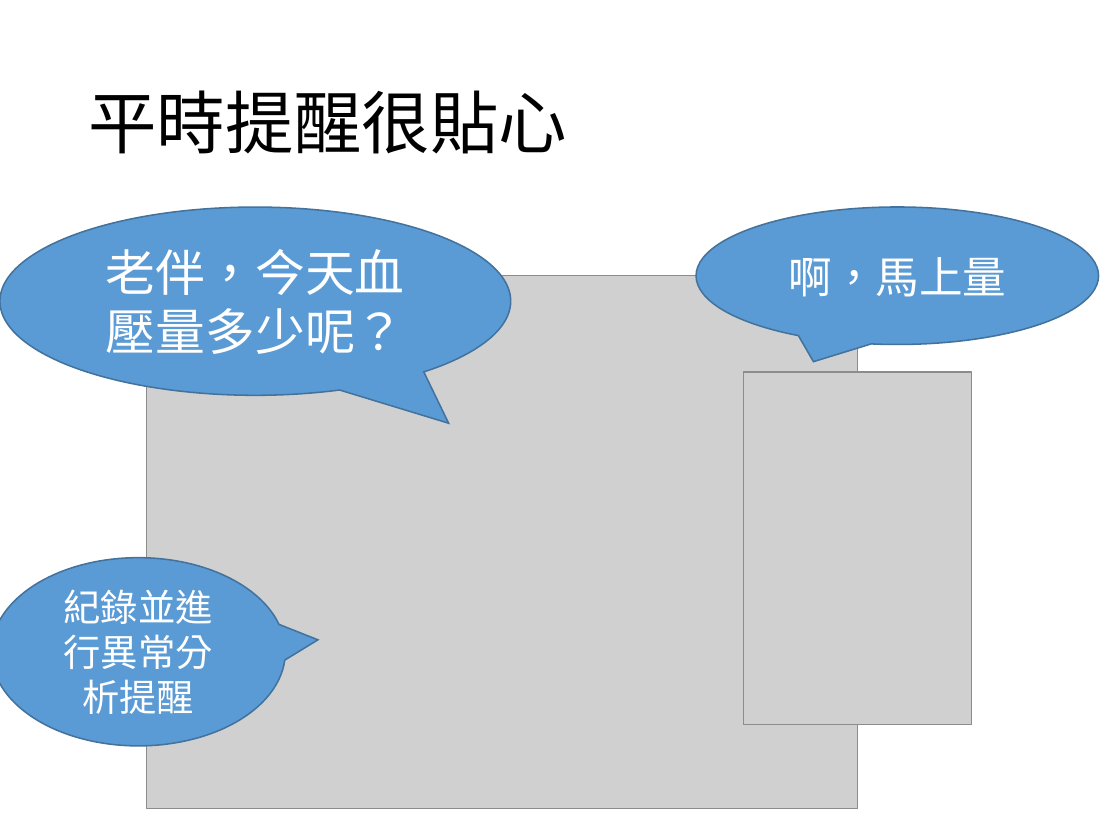
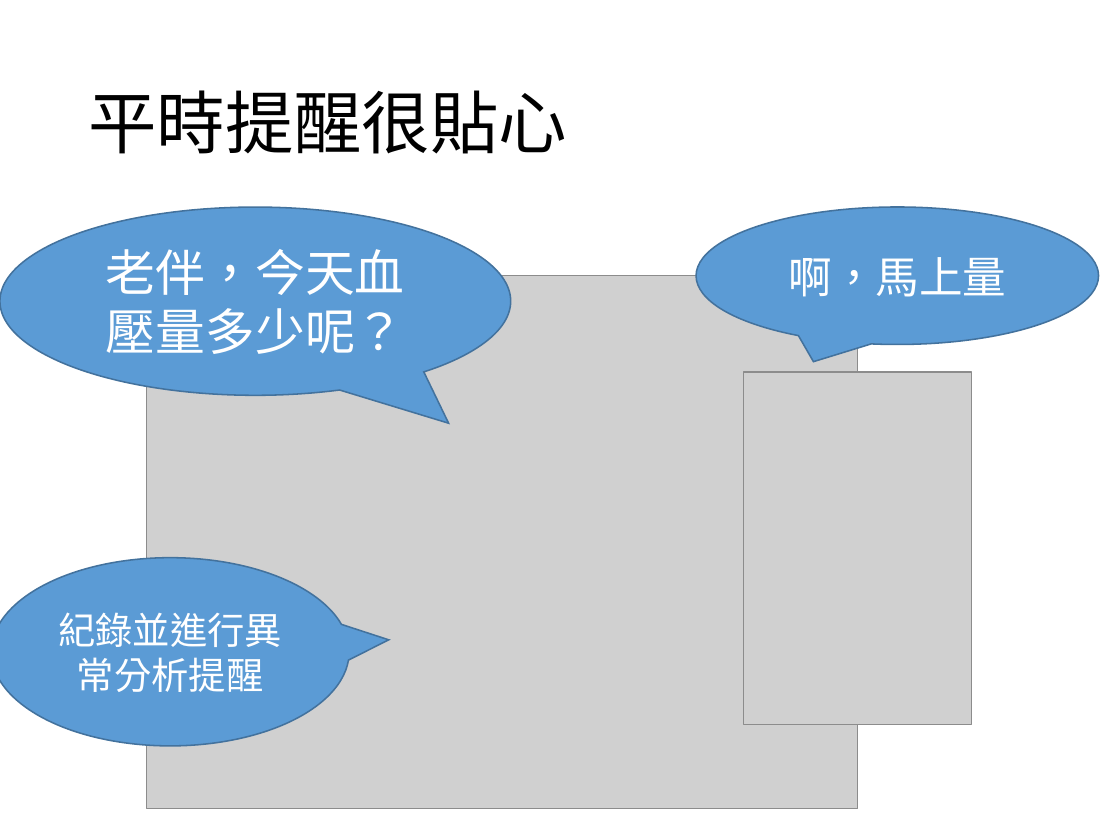
Before and after one commit to sulaxd/chiayi_thinker, a slide deck: slide 8 of 析客_發表簡報.pptx. Drawn at 1120x840 pixels with LibreOffice and Linux fonts; fonts in the diff are those of the drawing; grey boxes stand for pictures. Boxes give left, top, right and bottom in pixels: in the first picture for what was removed or moved away, otherwise in the second. Text is boxed around its words. In the diff, an @@ line names an element or a change of style, - is before the commit and + after.

```diff
--- a/析客_發表簡報.pptx
+++ b/析客_發表簡報.pptx
@@ speech bubble "紀錄並進行異常分析提醒": place and size @@
-speech bubble "紀錄並進行異常分析提醒" at [0, 558, 286, 746]
+speech bubble "紀錄並進行異常分析提醒" at [0, 558, 349, 746]
```
Also in this commit, not shown: 1 other slide changed, 2 slides added.
